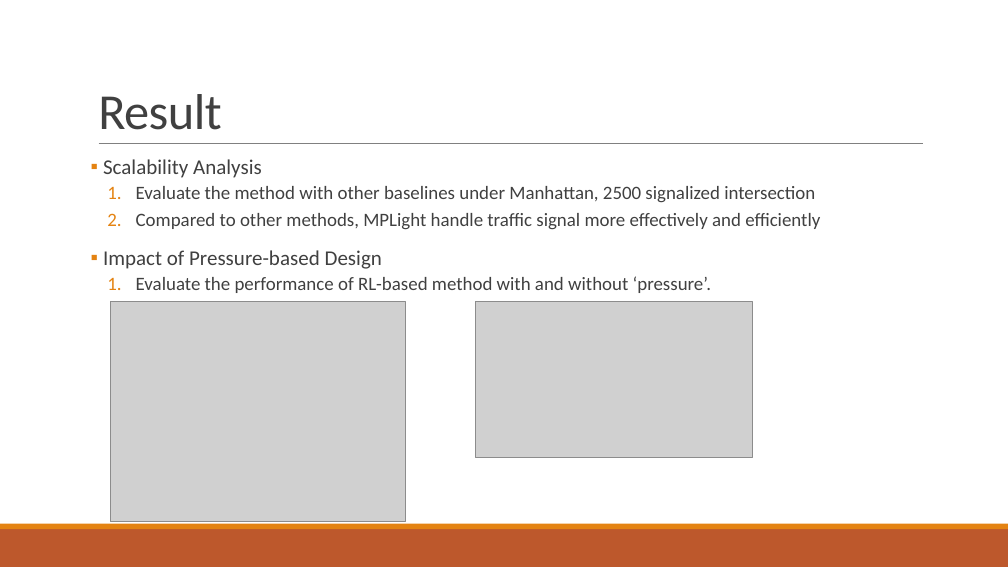
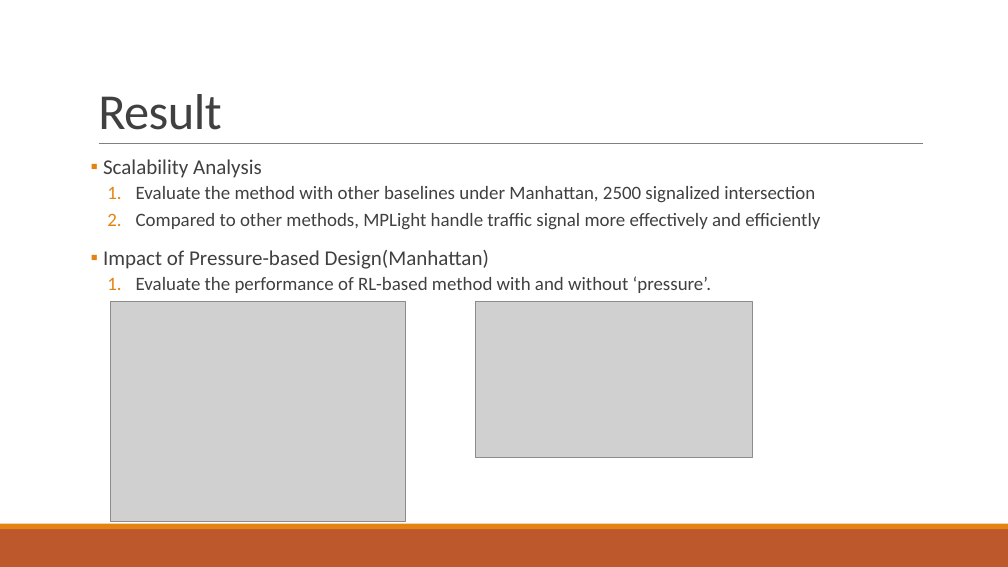
Before and after one commit to 3neutronstar/traffic-optimization_RL, a slide deck: slide 28 of 1st_Seminar(강민수).pptx. Drawn at 1008x567 pixels with LibreOffice and Linux fonts; fonts in the diff are those of the drawing; grey boxes stand for pictures. Boxes give left, top, right and bottom in pixels: in the first picture for what was removed or moved away, otherwise in the second. Text is boxed around its words. In the diff, an @@ line names an element or a change of style, - is before the commit and + after.

```diff
--- a/1st_Seminar(강민수).pptx
+++ b/1st_Seminar(강민수).pptx
@@ text at (103,250,489,269): text changed @@
-▪ Impact of Pressure-based Design
+▪ Impact of Pressure-based Design(Manhattan)
```
Also in this commit, not shown: 6 other slides changed, 1 slide added, 1 slide removed, 1 other file.
